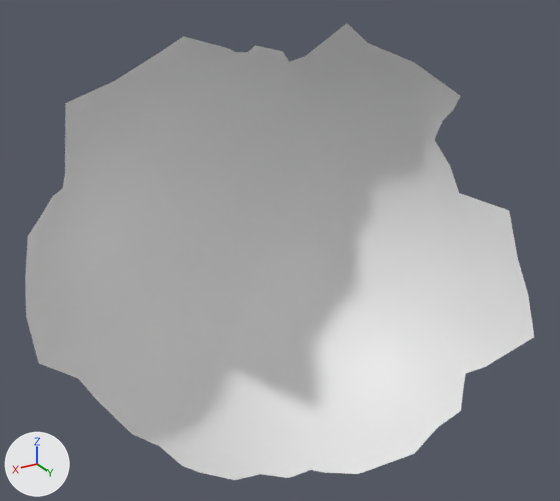
Renders of the OBJ model res/final/camerafocus/cleanedup/CameraFocus_M22.000001.obj from each side of a commit.
Camera for both pictures: a camera (50 mm lens) standing at (16.2, 6.4, -4.9) and looking at (-102.4, -191.4, -103.8). Arrows for +X, +Y and +Z are at lower left; the lights stay in place. Where no turn or scale is listed for an object, it has been applied to the vertices.

Objects in the first picture: 'CameraFocus_M22.000001'.
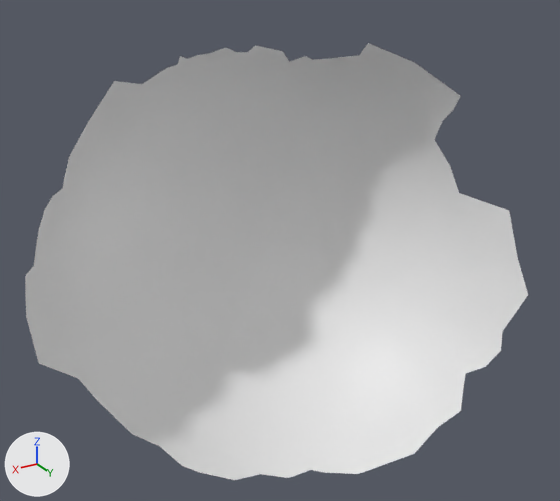
Diff of the bpy script that builds the scene:
```diff
--- a/res/final/camerafocus/cleanedup/CameraFocus_M22.000001.obj.py
+++ b/res/final/camerafocus/cleanedup/CameraFocus_M22.000001.obj.py
@@ me_camerafocus_m22_000001 @@
 # used by ob_camerafocus_m22_000001; location = (0.0, 0.0, 0.0)
 # verts and faces of me_camerafocus_m22_000001; kept vertices keep their numbers, new ones are numbered from 3185
 # before: 2142 (-127.0, -215.0, -47.0) at pixel (305, 55), 2143 (-129.0, -215.0, -49.0) at pixel (312, 59), 2258 (-134.0, -211.0, -48.0) at pixel (331, 58), 3169 (-140.0, -200.0, -42.0) at pixel (367, 42), 3170 (-140.0, -204.0, -47.0) at pixel (359, 55)
 # before: 3182 (-133.0, -201.0, -36.0) at pixel (346, 22)
 # before: 3155 (-167.0, -153.0, -134.0) at pixel (502, 331), 3156 (-165.0, -150.0, -139.0) at pixel (501, 350), 3157 (-161.0, -153.0, -145.0) at pixel (485, 366), 3174 (-173.0, -149.0, -120.0) at pixel (528, 294), 3175 (-169.0, -141.0, -131.0) at pixel (534, 337)
-me_camerafocus_m22_000001.from_pydata(...)  # 3185 vertices, 6314 faces; spans x -176.0..-22.0, y -243.0..-141.0, z -178.0..-36.0
+me_camerafocus_m22_000001.from_pydata(...)  # 3179 vertices, 6289 faces; spans x -176.0..-22.0, y -243.0..-149.0, z -178.0..-42.0
+# me_camerafocus_m22_000001 part 1
+# 4 vertices are removed from x -83.0..-28.0, y -218.0..-199.0, z -89.0..-38.0
+# 18 faces are deleted
+# me_camerafocus_m22_000001 part 2
+delete_vertices([3182])  # with the faces that use them
+# me_camerafocus_m22_000001 part 3
+delete_vertices([3175])  # with the faces that use them
```

Changed parts and their boxes [x1, y1, x2, y2] in the pictures (560 x 501 px):
'CameraFocus_M22.000001', reshaped: before [25, 23, 534, 480]; after [25, 43, 528, 480]
part 1 of me_camerafocus_m22_000001, deleted: before [25, 36, 225, 276]
part 2 of me_camerafocus_m22_000001, deleted: before [306, 23, 368, 60]
part 3 of me_camerafocus_m22_000001, deleted: before [488, 296, 534, 365]
